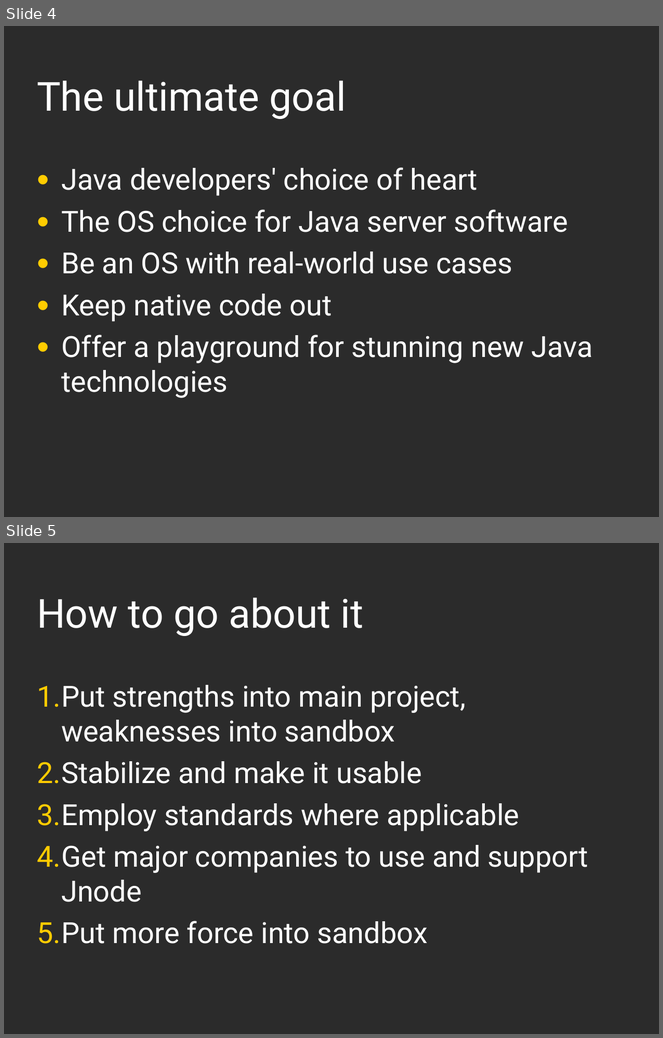
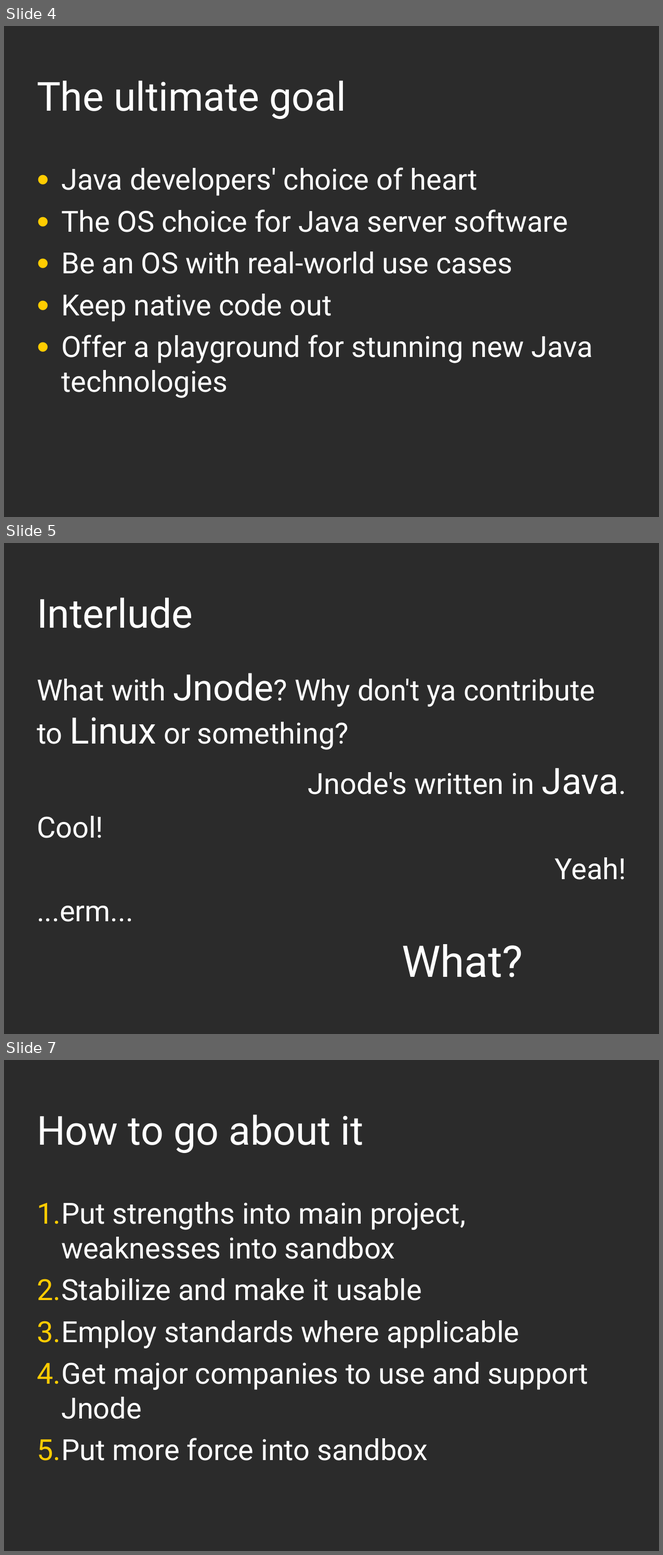
Before and after one commit to jnode/jnode, a slide deck: docs/presentations/TheWayAhead.odp. Shown one above the other, each under a label of ours: slides 4 and 5 before the commit, slides 4, 5 and 7 after it; the slides between them are not shown. The pictures are 663x1038 and 663x1555 pixels, drawn with LibreOffice and Linux fonts; fonts in the diff are those of the drawing; background and template pictures are left out; a plain dark background stands for a picture behind light text. Boxes give left, top, right and bottom in pixels: in the first picture for what was removed or moved away, otherwise in the second. Text is boxed around its words. In the diff, an @@ line names an element or a change of style, - is before the commit and + after.

Commit message:
Interlude to make clear we need something that _really_ sets Jnode apart

```diff
--- a/docs/presentations/TheWayAhead.odp
+++ b/docs/presentations/TheWayAhead.odp
@@ slide 5 added at <box>4,543,659,1034</box>, background picture (left out) @@
@@ title added at <box>37,598,193,628</box>, 44 pt, text #FFFFFF @@
+Interlude
@@ subtitle added at <box>37,673,626,978</box>, 32 pt, text #FFFFFF @@
+What with Jnode? Why don't ya contribute to Linux or something?
+Jnode's written in Java.
+Cool!
+Yeah!
+...erm...
+What?
@@ what was slide 5 is now slide 7 @@
```
Also in this commit, not shown: 2 slides changed, 1 other slide added, 1 other file.
